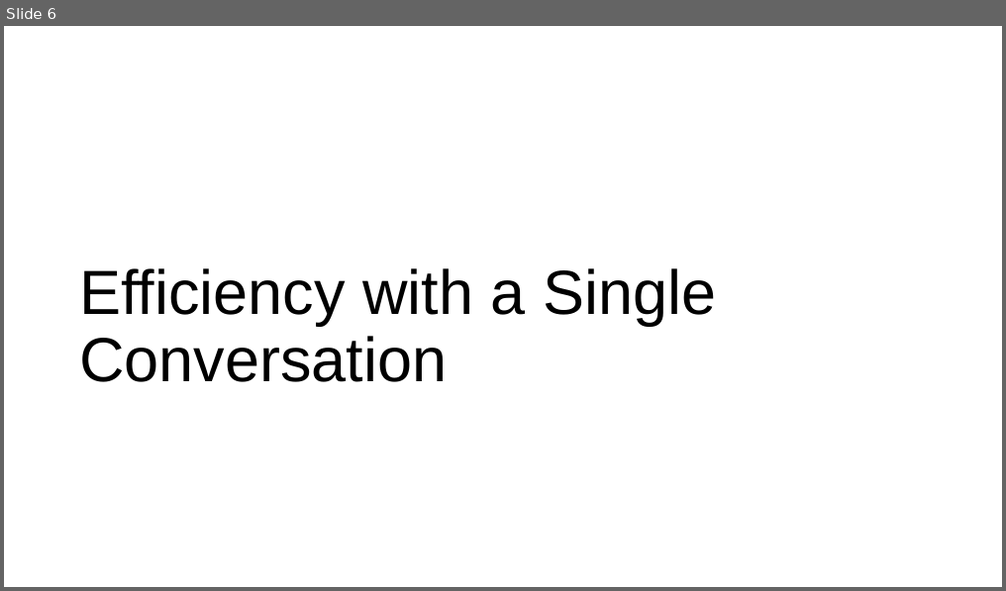
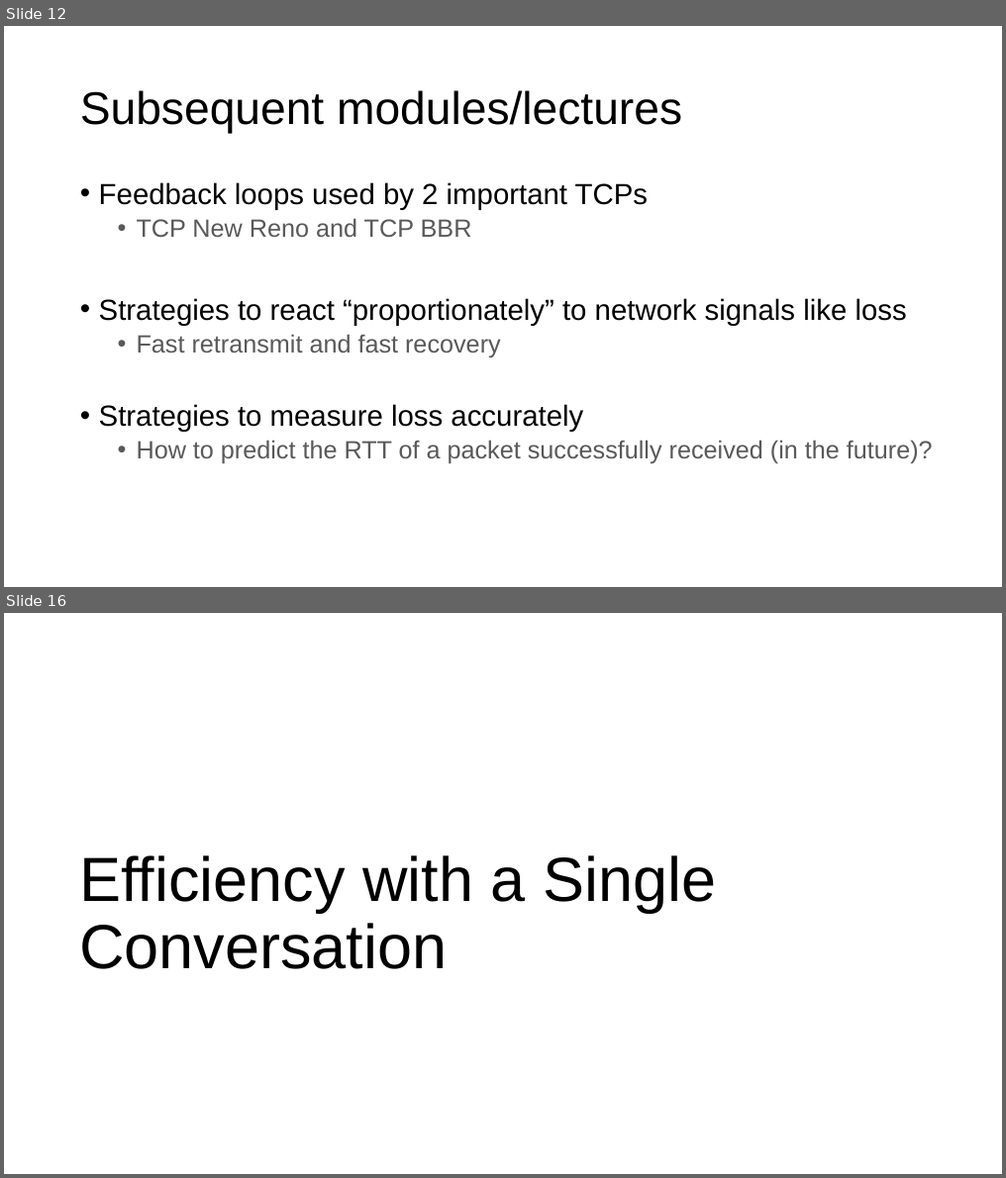
Before and after one commit to ngsrinivas/coursegen, a slide deck: ex/352-S21/staging/352-S21/lectures/transport-tcp-congestion-control-1.pptx. Shown one above the other, each under a label of ours: slide 6 before the commit, slides 12 and 16 after it; the slides between them are not shown. The pictures are 1006x591 and 1006x1178 pixels, drawn with LibreOffice and Linux fonts; fonts in the diff are those of the drawing. Boxes give left, top, right and bottom in pixels: in the first picture for what was removed or moved away, otherwise in the second. Text is boxed around its words. In the diff, an @@ line names an element or a change of style, - is before the commit and + after.

```diff
--- a/ex/352-S21/staging/352-S21/lectures/transport-tcp-congestion-control-1.pptx
+++ b/ex/352-S21/staging/352-S21/lectures/transport-tcp-congestion-control-1.pptx
@@ slide 12 added at box(4, 26, 1002, 587), background #FFFFFF @@
@@ title added at box(80, 90, 682, 134), 44 pt, text #000000 @@
+Subsequent modules/lectures
@@ text added at box(99, 182, 933, 464), 28 pt, text #000000 @@
+• Feedback loops used by 2 important TCPs
+  • TCP New Reno and TCP BBR
+• Strategies to react “proportionately” to network signals like loss
+  • Fast retransmit and fast recovery
+• Strategies to measure loss accurately
+  • How to predict the RTT of a packet successfully received (in the future)?
@@ what was slide 6 is now slide 16 @@
```
Also in this commit, not shown: 4 slides changed, 11 other slides added, 2 slides removed, 4 other files.
